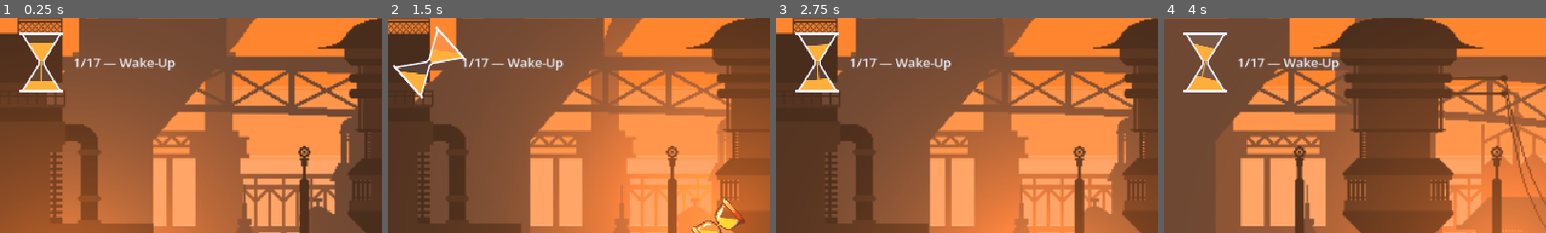
Above: before the commit, frames 1-4 (left to right).
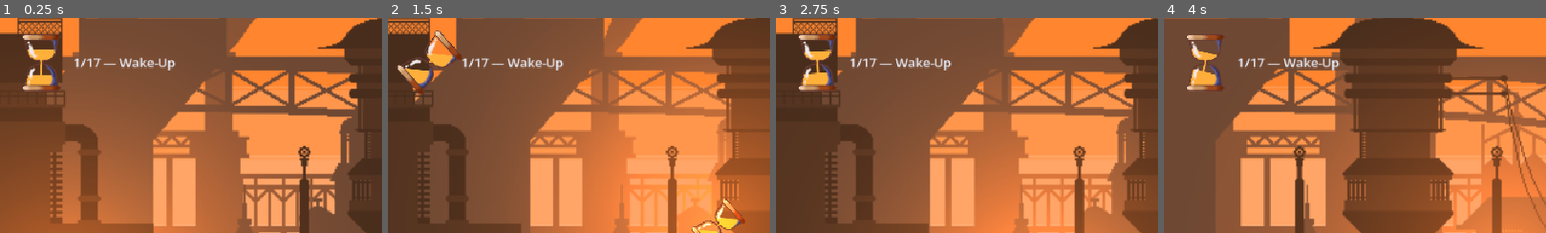
Above: after the commit, the same moments.

Repository: Athryell/GMTK-Game-Jam-2026
Game: Godot game, scene res://scenes/main.tscn
Same seed, same stepped clock (60 frames per second), same inputs: the game is played once before the commit and once after it. Sound files missing from this copy of the repository are replaced by a short silence.
Inputs:
- Up to frame 1 (0.25 s): no input
- Up to frame 2 (1.5 s): tap Enter at 0.5 s; hold Space (jump) 0.53-1.28 s; hold Right (move_right) from 0.53 s (still down); tap Space (jump) at 1.35 s
- Up to frame 3 (2.75 s): tap Space (jump) at 1.52, 1.82 s; release Right (move_right) at 2.03 s; hold Left (move_left) from 2.03 s (still down); hold Space (jump) from 2.03 s (still down)
- Up to frame 4 (4 s): release Left (move_left) at 2.78 s; release Space (jump) at 2.78 s; hold Right (move_right) from 2.78 s (still down); tap Space (jump) at 2.85, 3.02, 3.32 s; hold Space (jump) from 3.53 s (still down)
The pictures show only the part of the screen within x 0-50%, y 1-51%; the shares and areas given below are measured in that part.

The runs differ from the first frame. In frame 1, 1.7% of the frame differs, in the area x 5-17%, y 6-35%; in frame 2, 1.6%; in frame 3, 1.7%; in frame 4, 1.6%.

Commit message:
Replaced triple/quadruple with regular hourglass

Diff:
--- a/hourglass_hero_godot/scripts/entities/hourglass_visual.gd
+++ b/hourglass_hero_godot/scripts/entities/hourglass_visual.gd
@@ -27,7 +27,7 @@
 	# Half a turn while gravity is inverted, so the sand pools the way it falls.
 	var upside_down: float = PI if get_parent().pull < 0.0 else 0.0
 	_upset = move_toward(_upset, upside_down, UPSET_RATE * delta)
-	rotation = Glass.motion.tilt + _upset
+	rotation = Glass.motion.sprite_tilt() + _upset
 	# Squared, so the shake only arrives at the very end.
 	var fear := Game.danger()
 	var amount := TREMBLE * fear * fear
@@ -49,34 +49,28 @@
 ## enough symmetric top to bottom, wears without complaint.
 ##
 ## Read off the rotation rather than counted off the jumps, so it needs no state
-## to keep straight and cannot drift out of step with what is on screen. A turn
-## at two chambers is half a circle, so `cos` crosses zero at a quarter — exactly
-## halfway through the jump, with the glass edge-on and the swap least visible.
-## A gravity pad turning the world over is the same half circle, and is carried
-## by the same line.
-##
-## Never past two chambers: a turn is no longer half a circle there, the drawn
-## glass has no lit side to protect, and mirroring would swap over the plane
-## colours on its chamber plates — which are a promise about which way to jump.
+## to keep straight and cannot drift out of step with what is on screen. The
+## painted glass turns half a circle per jump at every chamber count, so `cos`
+## crosses zero at a quarter — exactly halfway through, with the glass edge-on
+## and the swap least visible. A gravity pad turning the world over is the same
+## half circle, and is carried by the same line.
 func _mirrored() -> bool:
-	return Game.chamber_count == 2 and cos(rotation) < 0.0
+	return cos(rotation) < 0.0
 
 
 func _draw() -> void:
 	var motion := Glass.motion
 	var sand_colour := Palette.sand(Game.danger())
-	var down := motion.down()
+	# The painted glass at every chamber count, and never tinted: the plane you
+	# are in is written across the whole world already, and the ring of chamber
+	# plates that used to say which way each one lay is still on the HUD gauge.
+	var down := motion.sprite_down()
 	# Mirroring the node mirrors the glass's own frame with it, so world-down has
 	# to be carried across too or the sand sloshes against the way you are moving.
 	if _mirrored():
 		down.x = -down.x
-
-	if Game.chamber_count == 2:
-		HourglassSprite.draw(self, body_size, motion.chambers(), sand_colour,
-			down, motion.invert(), Game.flip_anim > 0.0)
-	else:
-		HourglassShape.draw_glass(self, body_size, motion.chambers(), sand_colour,
-			down, 1.5, motion.invert(), motion.plane_tints())
+	HourglassSprite.draw(self, body_size, motion.sprite_fills(), sand_colour,
+		down, motion.invert(), Game.flip_anim > 0.0)
 
 	if Game.pad_flash > 0.0:
 		var a := Game.pad_flash_ratio()
--- a/hourglass_hero_godot/scripts/hourglass_motion.gd
+++ b/hourglass_hero_godot/scripts/hourglass_motion.gd
@@ -109,6 +109,68 @@
 	return out
 
 
+# ----- The painted glass -----------------------------------------------------
+# The player wears the two-bulb glass from `art/sprites/` at EVERY chamber count,
+# so it needs its own tumble and its own reading of the sand. Neither can come
+# off the rosette's: that turns one chamber per jump and lands seamlessly only
+# because it has a chamber's worth of symmetry to land on, which two bulbs at
+# three chambers do not — 120 degrees round, a two-bulb glass is lying on its
+# side, and the snap back upright is the whole animation undone in a frame.
+#
+# The HUD gauge is still the rosette, and still says which plane each chamber
+# stands for. Nothing below touches it.
+
+
+## Rotation of the painted glass, in radians. A HALF turn per jump whatever the
+## chamber count — the only angle a two-bulb glass comes back upright from.
+func sprite_tilt() -> float:
+	var cfg := Tuning.cfg
+	if Game.flip_anim <= 0.0 or cfg.flip_duration <= 0.0:
+		return 0.0
+	return _mirror * Game.flip_dir * PI * (1.0 - Game.flip_anim / cfg.flip_duration)
+
+
+## World-down in the painted glass's own frame, leaned by the slosh. As
+## [method down], but against the half turn above.
+func sprite_down() -> Vector2:
+	return Vector2.DOWN.rotated(lean - sprite_tilt())
+
+
+## The glass's sand as two bulbs: what you can spend on top, everything else
+## pooled below.
+##
+## Above two chambers there is always exactly one chamber draining — the one the
+## clock runs off and the one an empty glass kills you for — so the top bulb is
+## that chamber, and the rest of the glass, however it is divided up, becomes the
+## pile underneath. Which is what a two-bulb glass has always meant: the sand you
+## have left, over the sand you have spent.
+##
+## Both halves are measured against the WHOLE glass rather than against a bulb,
+## so they always add up to one — sand that leaves the top arrives at the bottom,
+## which is the only thing a two-bulb picture can honestly say. Against a bulb
+## each instead, a three-chamber glass could never fill its lower half past the
+## middle however much sand was sitting down there.
+##
+## It costs the top bulb its brim at four chambers, and should: only one chamber
+## drains, so no more than half the glass is ever yours to spend, and a top bulb
+## that never fills past half is that rule drawn.
+##
+## Down to the same swap as [method chambers] mid-turn, so the bulbs change
+## places as the glass goes over and it lands with the sand where the picture
+## left it. Only whether to swap matters across two bulbs, never which way.
+func sprite_fills() -> PackedFloat32Array:
+	var count := Game.chamber_count
+	var total := maxf(Game.capacity() * float(Game.reach()), 0.001)
+	var spendable := clampf(Game.chambers[0] / total, 0.0, 1.0)
+	var stored := 0.0
+	for i in range(1, count):
+		stored += Game.chambers[i]
+	stored = clampf(stored / total, 0.0, 1.0)
+	if _back() != 0:
+		return PackedFloat32Array([stored, spendable])
+	return PackedFloat32Array([spendable, stored])
+
+
 ## The step back through the chamber arrays that cancels the step round the
 ## glass, mid-turn.
 ##
--- a/hourglass_hero_godot/scripts/ui/hud.gd
+++ b/hourglass_hero_godot/scripts/ui/hud.gd
@@ -34,9 +34,19 @@
 	var motion := Glass.motion
 	var colour := Palette.sand(Game.danger())
 
-	draw_set_transform(gauge_centre, motion.tilt, Vector2.ONE)
-	HourglassShape.draw_glass(self, gauge_size, motion.chambers(), colour,
-		motion.down(), 2.0, motion.invert(), motion.plane_tints())
+	# The painted two-bulb glass at every chamber count, as the player wears it.
+	# How many chambers a level's glass really has is spelt out by `PlaneLabel`
+	# next to it, which is the one place that count needs saying.
+	var tilt := motion.sprite_tilt()
+	# Turned left-for-right through the same quarter of a turn as the player's
+	# glass, to keep the light down its left side; see `hourglass_visual.gd`.
+	var facing := -1.0 if cos(tilt) < 0.0 else 1.0
+	var down := motion.sprite_down()
+	if facing < 0.0:
+		down.x = -down.x
+	draw_set_transform(gauge_centre, tilt, Vector2(facing, 1.0))
+	HourglassSprite.draw(self, gauge_size, motion.sprite_fills(), colour,
+		down, motion.invert(), Game.flip_anim > 0.0)
 	draw_set_transform(Vector2.ZERO, 0.0, Vector2.ONE)
 
 	if Game.danger() > 0.0:
